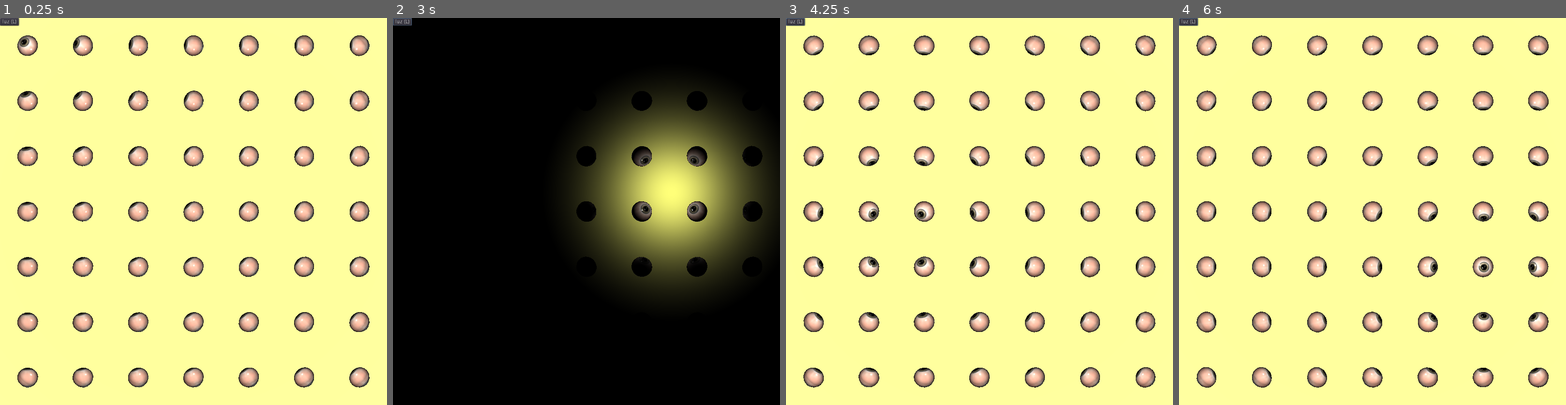
Above: before the commit, frames 1-4 (left to right).
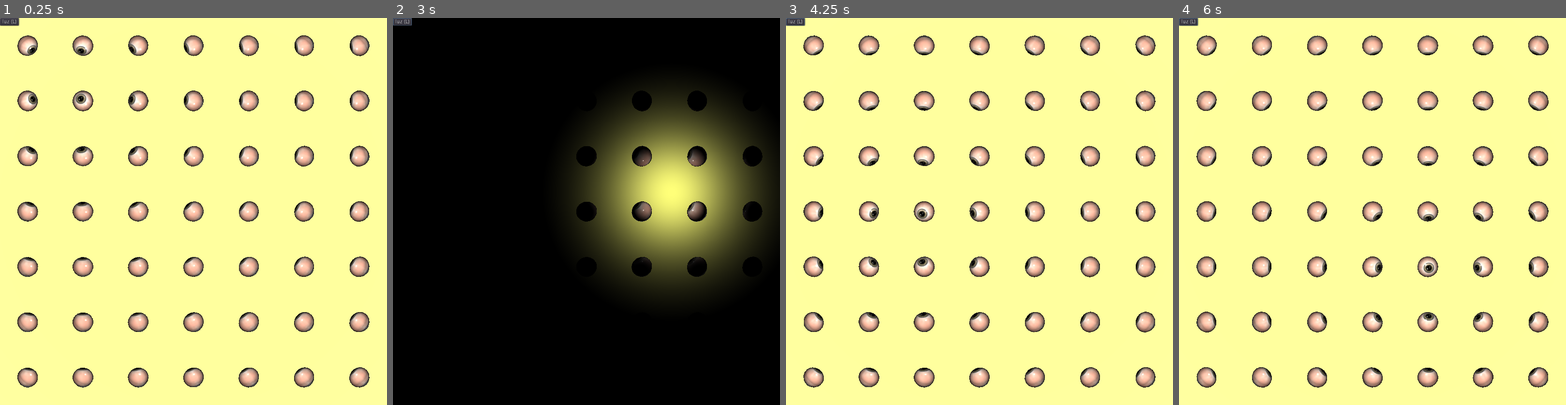
Above: after the commit, the same moments.

Repository: gilzoide/cursor-watcher-3d
Game: Godot game, scene res://Main.tscn
Same seed, same stepped clock (60 frames per second), same inputs: the game is played once before the commit and once after it.
Inputs (mouse positions are in pixels of both pictures, inside the frame that each line leads up to):
- Up to frame 1 (0.25 s): no input
- Up to frame 2 (3 s): click "luz (L)" at 0.5 s; click "luz (L)" at 1.25 s; click "luz (L)" at 2 s; tap Enter at 2.75 s; move the mouse to (671, 192) at 2.77 s; hold L (toggle_lights) from 2.78 s (still down)
- Up to frame 3 (4.25 s): move the mouse to (902, 230) at 3.52 s; release L (toggle_lights) at 3.53 s; tap L (toggle_lights) at 3.6 s
- Up to frame 4 (6 s): move the mouse to (1411, 126) at 4.27 s; hold L (toggle_lights) 4.28-5.03 s; tap Space at 5 s; move the mouse to (1353, 288) at 5.02 s; tap L (toggle_lights) at 5.1 s; move the mouse to (1488, 269) at 5.77 s; hold L (toggle_lights) from 5.78 s (still down)

The runs differ from the first frame. In frame 1, 1.8% of the frame differs, in the area x 4-96%, y 4-96%; in frame 2, 0.4%; in frame 3, 0.4%; in frame 4, 2.0%.

Commit message:
Smooth eyes' look_at

Diff:
--- a/Eye/Eye.gd
+++ b/Eye/Eye.gd
@@ -3,6 +3,15 @@
 export(NodePath) var pointerPath
 onready var pointer: Spatial = get_node(pointerPath)
 
-func _process(_delta):
+export(float) var look_speed = 4
+var looking_at: Vector3
+
+func _init():
 	if pointer:
-		look_at(pointer.global_transform.origin, Vector3.DOWN)
+		looking_at = pointer.global_transform.origin
+
+func _process(delta):
+	if pointer:
+		var pointer_pos = pointer.global_transform.origin
+		looking_at = looking_at.linear_interpolate(pointer_pos, delta * look_speed)
+		look_at(looking_at, Vector3.DOWN)
